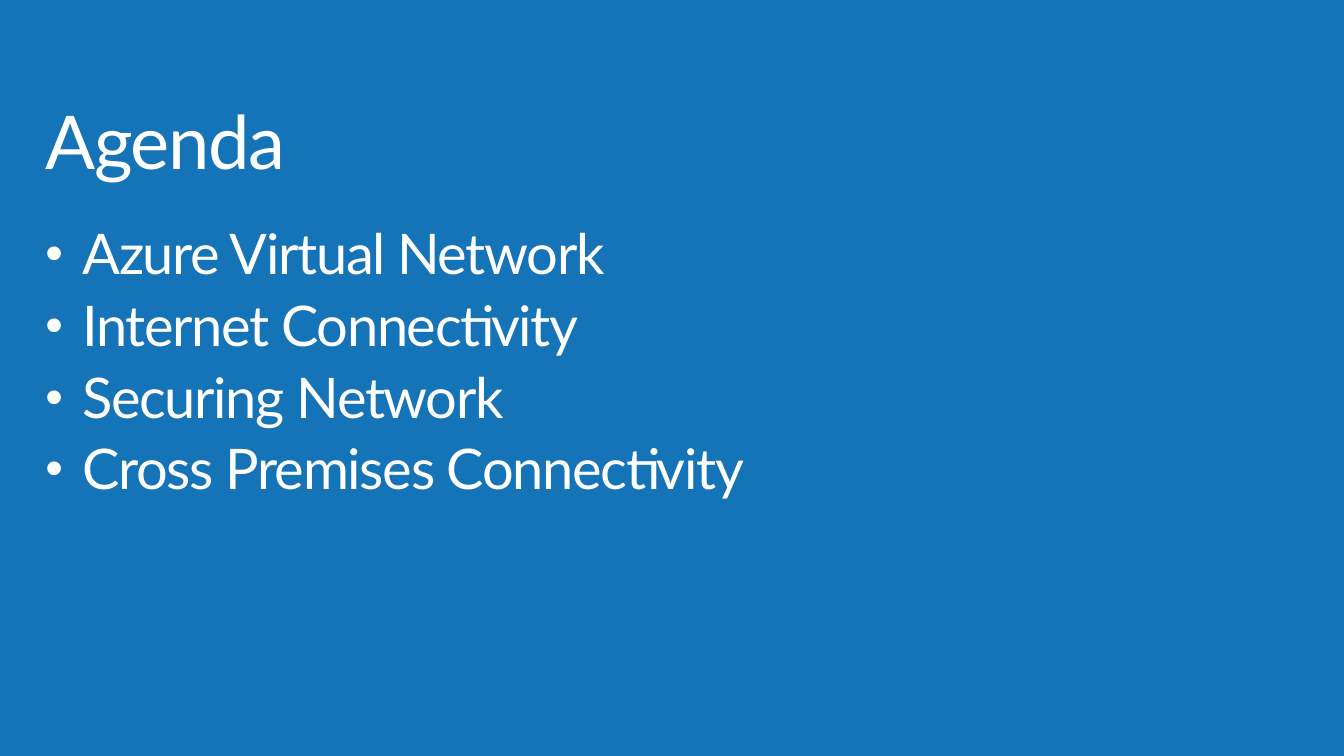
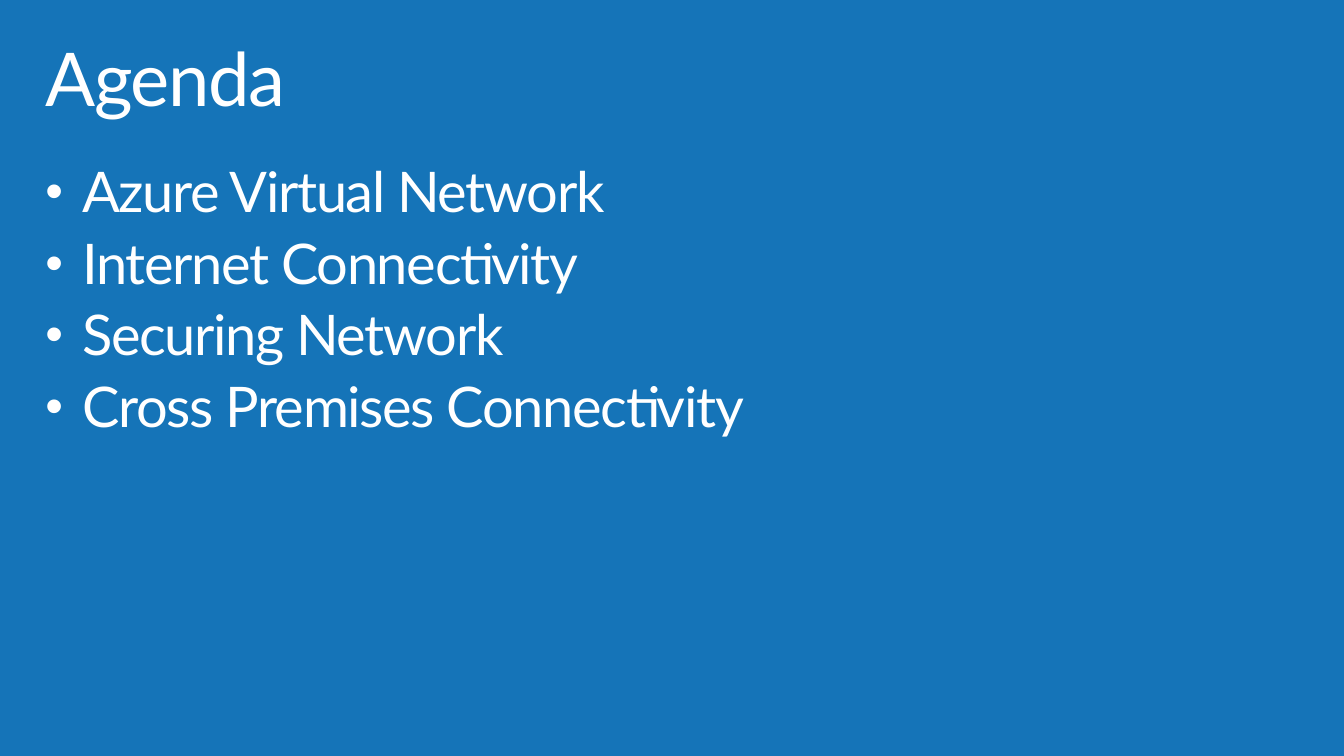
Before and after one commit to AzureCAT-GSI/Networking, a slide deck: slide 3 of Networking.pptx. Drawn at 1344x756 pixels with LibreOffice and Linux fonts; fonts in the diff are those of the drawing; background and template pictures are left out. Boxes give left, top, right and bottom in pixels: in the first picture for what was removed or moved away, otherwise in the second. Text is boxed around its words. In the diff, an @@ line names an element or a change of style, - is before the commit and + after.

```diff
--- a/Networking.pptx
+++ b/Networking.pptx
@@ title "Agenda": place and size @@
-title "Agenda" at bbox=[45, 114, 285, 183]
+title "Agenda" at bbox=[45, 51, 285, 120]
@@ text "Azure Virtual Network": place and size @@
-text "Azure Virtual Network" at bbox=[83, 232, 744, 499]
+text "Azure Virtual Network" at bbox=[82, 170, 744, 437]
```
Also in this commit, not shown: 11 other slides changed, 7 slides removed.
